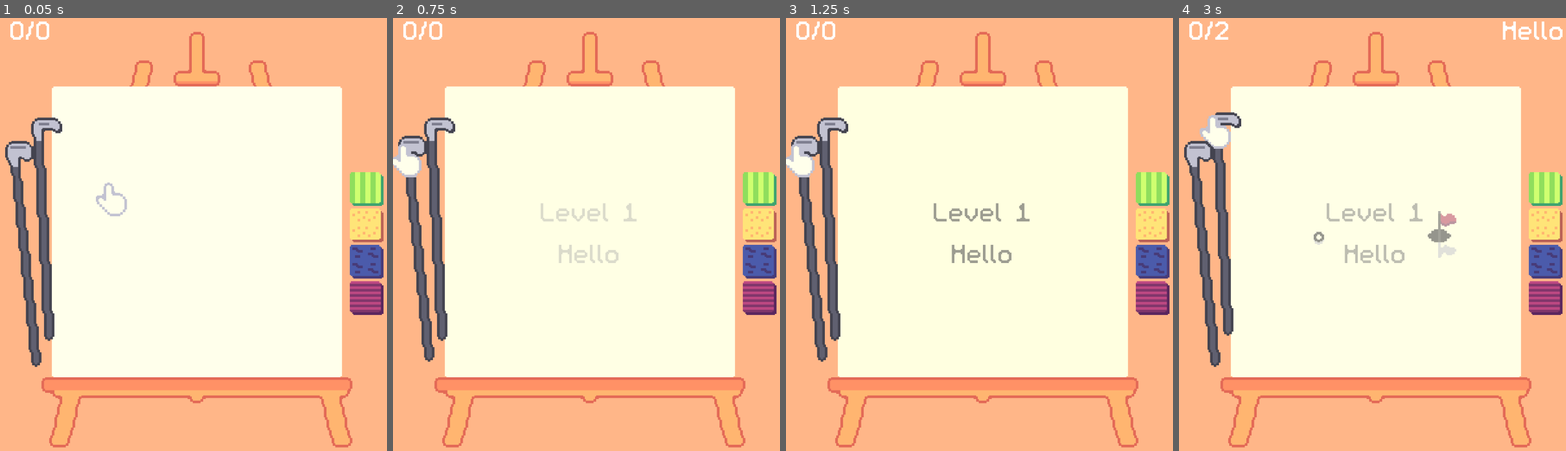
Above: before the commit, frames 1-4 (left to right).
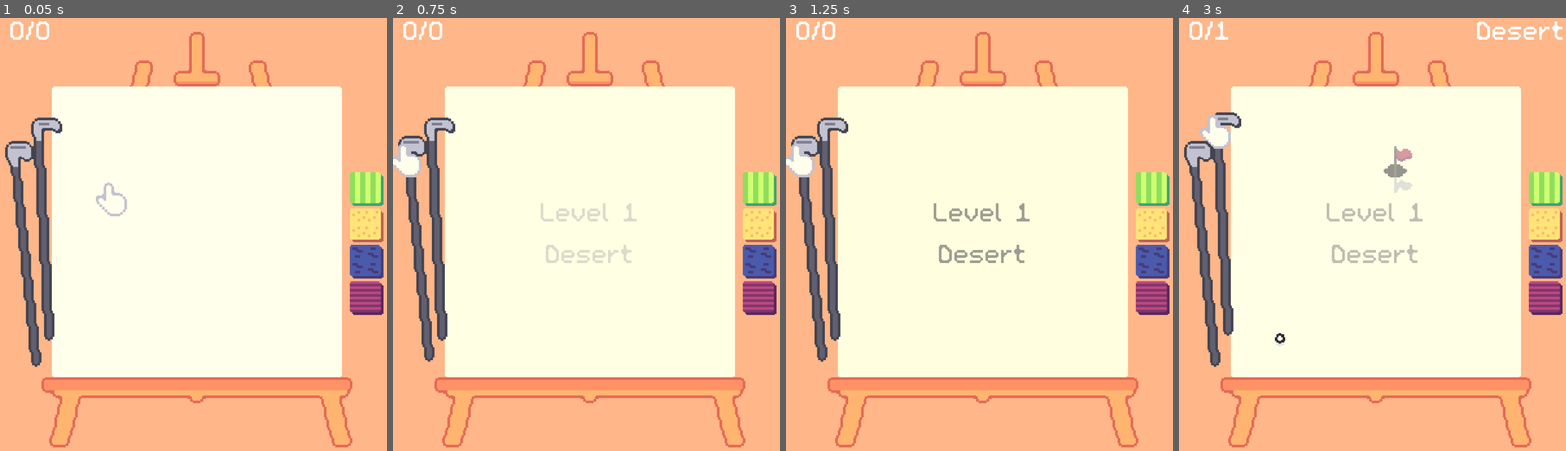
Above: after the commit, the same moments.

Repository: Pojemnik/golfech
Game: Godot game, scene res://scenes/main.tscn
Same seed, same stepped clock (60 frames per second), same inputs: the game is played once before the commit and once after it.
Inputs (mouse positions are in pixels of both pictures, inside the frame that each line leads up to):
- Up to frame 1 (0.05 s): no input
- Up to frame 2 (0.75 s): click (420, 251) at 0.5 s
- Up to frame 3 (1.25 s): no input
- Up to frame 4 (3 s): click (1225, 221) at 1.25 s; click (1206, 251) at 2 s; click (1225, 221) at 2.75 s

Frame 1 is identical in both runs. In frame 2, 0.4% of the frame differs, in the area x 39-62%, y 52-57%; in frame 3, 0.4%; in frame 4, 1.7%, in the area x 9-100%, y 0-76%.

Commit message:
Add sand particles in bunker

Diff:
--- a/scenes/ball.tscn
+++ b/scenes/ball.tscn
@@ -39,6 +39,7 @@
 texture = ExtResource("2_f7cbr")
 
 [node name="Ball" type="Sprite2D" parent="."]
+z_index = 1
 texture_filter = 1
 texture = ExtResource("2_ktgx5")
 
--- a/scenes/bunker.tscn
+++ b/scenes/bunker.tscn
@@ -1,12 +1,14 @@
-[gd_scene load_steps=3 format=3 uid="uid://de53sucdvbe4m"]
+[gd_scene load_steps=4 format=3 uid="uid://de53sucdvbe4m"]
 
 [ext_resource type="Script" uid="uid://dddmfw8pklsnu" path="res://scripts/bunker.gd" id="1_ewk1p"]
+[ext_resource type="PackedScene" uid="uid://b4gn6gsyd4xes" path="res://scenes/sand_particles.tscn" id="2_cyfgi"]
 [ext_resource type="AudioStream" uid="uid://cghht24rg6ii0" path="res://sound/sand_shrr_short.wav" id="2_ewk1p"]
 
 [node name="Bunker" type="Area2D"]
 linear_damp_space_override = 1
 linear_damp = 5.0
 script = ExtResource("1_ewk1p")
+sand_particles = ExtResource("2_cyfgi")
 
 [node name="AudioStreamPlayer" type="AudioStreamPlayer" parent="."]
 stream = ExtResource("2_ewk1p")
--- a/scenes/main.tscn
+++ b/scenes/main.tscn
@@ -152,7 +152,7 @@
 size = Vector2i(112, 112)
 render_target_update_mode = 4
 script = ExtResource("2_h2yge")
-levels = Array[ExtResource("3_tbgi4")]([ExtResource("6_og1vs"), ExtResource("7_2wyq8"), ExtResource("6_85g3d"), ExtResource("15_yq6so"), ExtResource("6_vxglm"), ExtResource("18_qkpxi"), ExtResource("17_tel4y"), ExtResource("6_2f3dj"), ExtResource( …(158 unchanged characters)…
+levels = Array[ExtResource("3_tbgi4")]([ExtResource("17_tel4y"), ExtResource("6_og1vs"), ExtResource("7_2wyq8"), ExtResource("6_85g3d"), ExtResource("15_yq6so"), ExtResource("6_vxglm"), ExtResource("18_qkpxi"), ExtResource("6_2f3dj"), ExtResource( …(158 unchanged characters)…
 
 [node name="ColorRect" type="ColorRect" parent="SubViewportContainer/SubViewport"]
 offset_right = 112.0
--- /dev/null
+++ b/scenes/sand_particles.tscn
@@ -0,0 +1,34 @@
+[gd_scene load_steps=6 format=3 uid="uid://b4gn6gsyd4xes"]
+
+[sub_resource type="Gradient" id="Gradient_eew57"]
+offsets = PackedFloat32Array(0)
+colors = PackedColorArray(0.76, 0.70933336, 0, 1)
+
+[sub_resource type="GradientTexture1D" id="GradientTexture1D_jj7gd"]
+gradient = SubResource("Gradient_eew57")
+width = 1
+
+[sub_resource type="Curve" id="Curve_eew57"]
+_data = [Vector2(0, 1), 0.0, 0.0, 0, 0, Vector2(1, 0.34839112), 0.0, 0.0, 0, 0]
+point_count = 2
+
+[sub_resource type="CurveTexture" id="CurveTexture_jj7gd"]
+curve = SubResource("Curve_eew57")
+
+[sub_resource type="ParticleProcessMaterial" id="ParticleProcessMaterial_fwo8l"]
+particle_flag_disable_z = true
+direction = Vector3(0, -1, 0)
+spread = 50.0
+initial_velocity_min = 10.0
+initial_velocity_max = 20.0
+gravity = Vector3(0, 25, 0)
+scale_curve = SubResource("CurveTexture_jj7gd")
+
+[node name="SandParticles" type="GPUParticles2D"]
+amount = 12
+texture = SubResource("GradientTexture1D_jj7gd")
+lifetime = 0.6
+explosiveness = 0.2
+process_material = SubResource("ParticleProcessMaterial_fwo8l")
+
+[connection signal="finished" from="." to="." method="_on_finished"]
--- a/scripts/ball.gd
+++ b/scripts/ball.gd
@@ -16,7 +16,6 @@
 var last_sleep_state: bool = true;
 var rolling: bool = false;
 var ball_sprite: Sprite2D;
-var ball_in_bunker: bool = false;
 
 
 func respawn() -> void:
--- a/scripts/bunker.gd
+++ b/scripts/bunker.gd
@@ -1,27 +1,39 @@
 extends Area2D
+
+@export var sand_particles: PackedScene;
+
 var fade_tween: Tween
+
 const FADE_IN_TIME := 0.2
 const FADE_OUT_TIME := 0.2
-func _redy():
-	$AudioStreamPlayer.set_loop(true)
+
+var particles_instance: GPUParticles2D;
+var current_body: Node2D;
 
 func _on_body_entered(body: Node2D) -> void:
 	if body.is_in_group("ball"):
 		body.movement_sound_signal.connect(on_rolling_changed);
-		#$AudioStreamPlayer.play()
+		if !particles_instance:
+			spawn_particles(body);
 		fade_in_fade_out()
+		current_body = body;
 
 
 func _on_body_exited(body: Node2D) -> void:
 	if body.is_in_group("ball"):
+		if particles_instance:
+			particles_instance.queue_free();
 		body.movement_sound_signal.disconnect(on_rolling_changed)
+		current_body = null;
 
 func on_rolling_changed(state):
 	if !state:
-		print("stopping rolling")
+		if particles_instance:
+			particles_instance.queue_free();
 		#$AudioStreamPlayer.stop()
 	else:
-		print("start rolling")
+		if !particles_instance:
+			spawn_particles(current_body);
 		#$AudioStreamPlayer.play()
 		fade_in_fade_out()
 
@@ -34,3 +46,9 @@
 	fade_tween.tween_property($AudioStreamPlayer, "volume_db", 0, 0.10)
 	fade_tween.tween_property($AudioStreamPlayer, "volume_db", -40, 0.30)
 	fade_tween.finished.connect( func(): $AudioStreamPlayer.stop() )
+
+
+func spawn_particles(body: Node2D):
+	particles_instance = sand_particles.instantiate();
+	body.add_child(particles_instance);
+	particles_instance.position = Vector2.ZERO;
